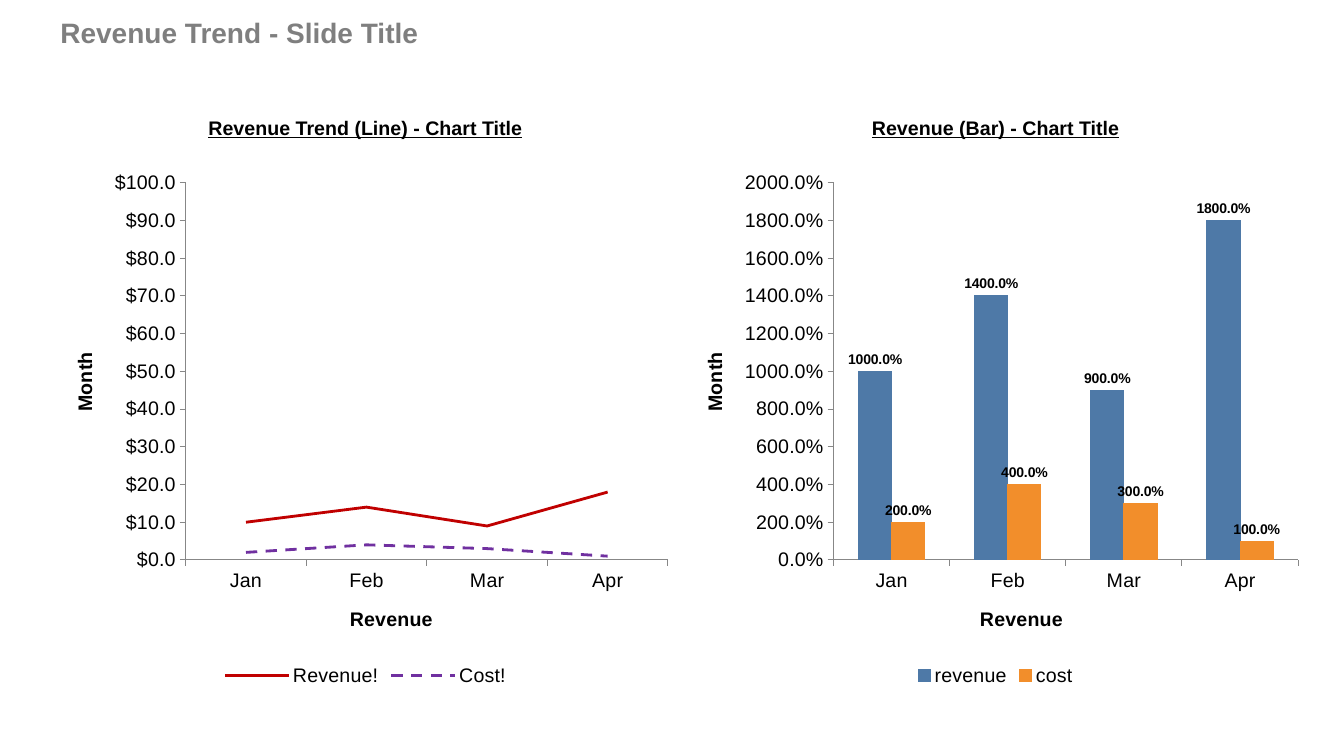
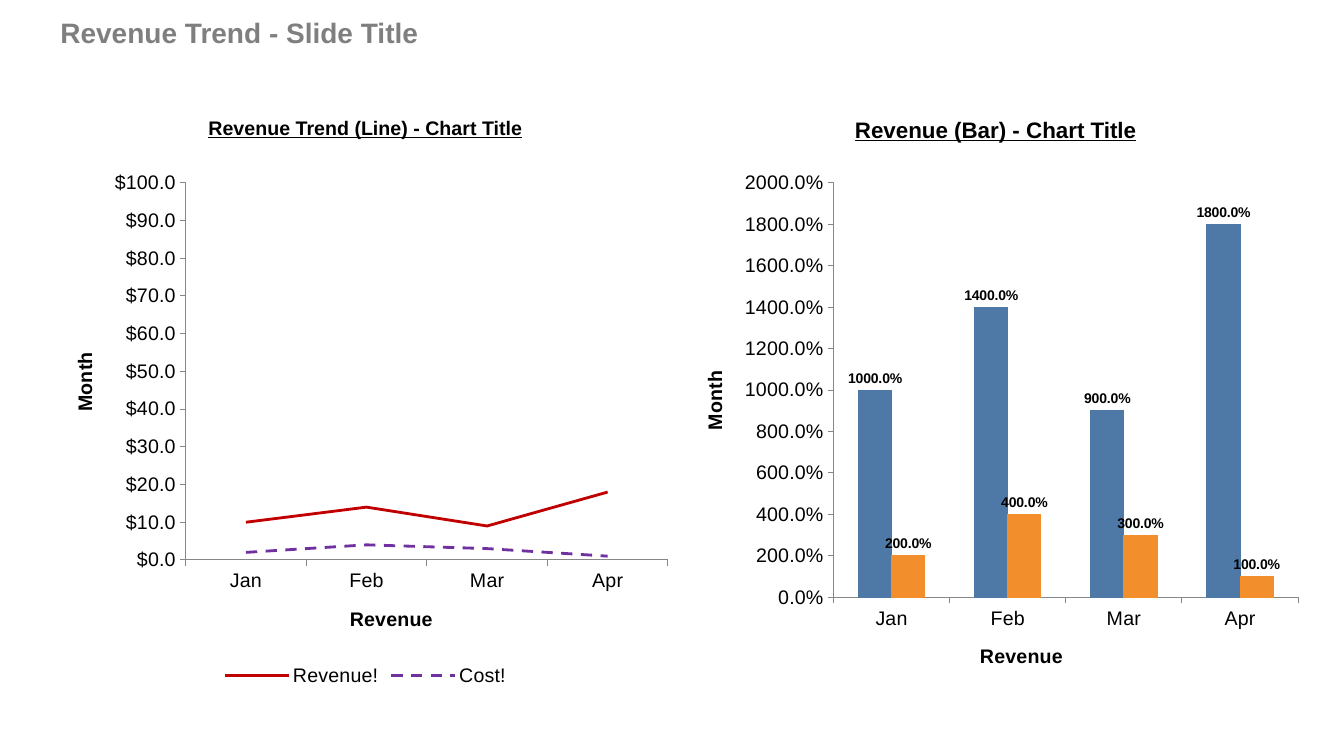
Before and after one commit to josephcobb111/deckbridge, a slide deck: slide 3 of notebooks/demo.pptx. Drawn at 1344x756 pixels with LibreOffice and Linux fonts; fonts in the diff are those of the drawing. Boxes give left, top, right and bottom in pixels: in the first picture for what was removed or moved away, otherwise in the second. Text is boxed around its words. In the diff, an @@ line names an element or a change of style, - is before the commit and + after.

Commit message:
enable overrides for ChartBlock

```diff
--- a/notebooks/demo.pptx
+++ b/notebooks/demo.pptx
@@ text "Revenue (Bar) - Chart Title" at [855, 121, 1136, 143]: size 14 to 16 pt @@
@@ column chart at [681, 161, 1311, 691] @@
-revenue: 10, 14, 9, 18
+Series 1: 10, 14, 9, 18
-cost: 2, 4, 3, 1
+Series 2: 2, 4, 3, 1
@@ legend changed @@
```
Also in this commit, not shown: 8 other files.
